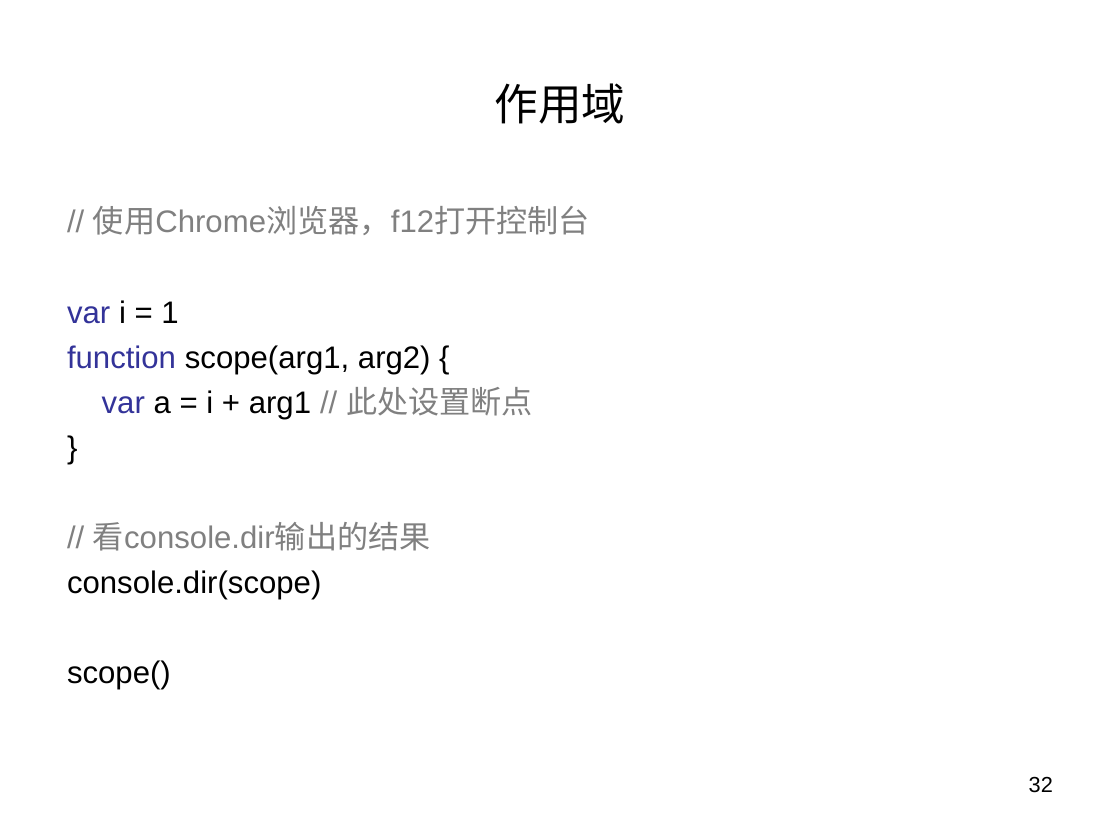
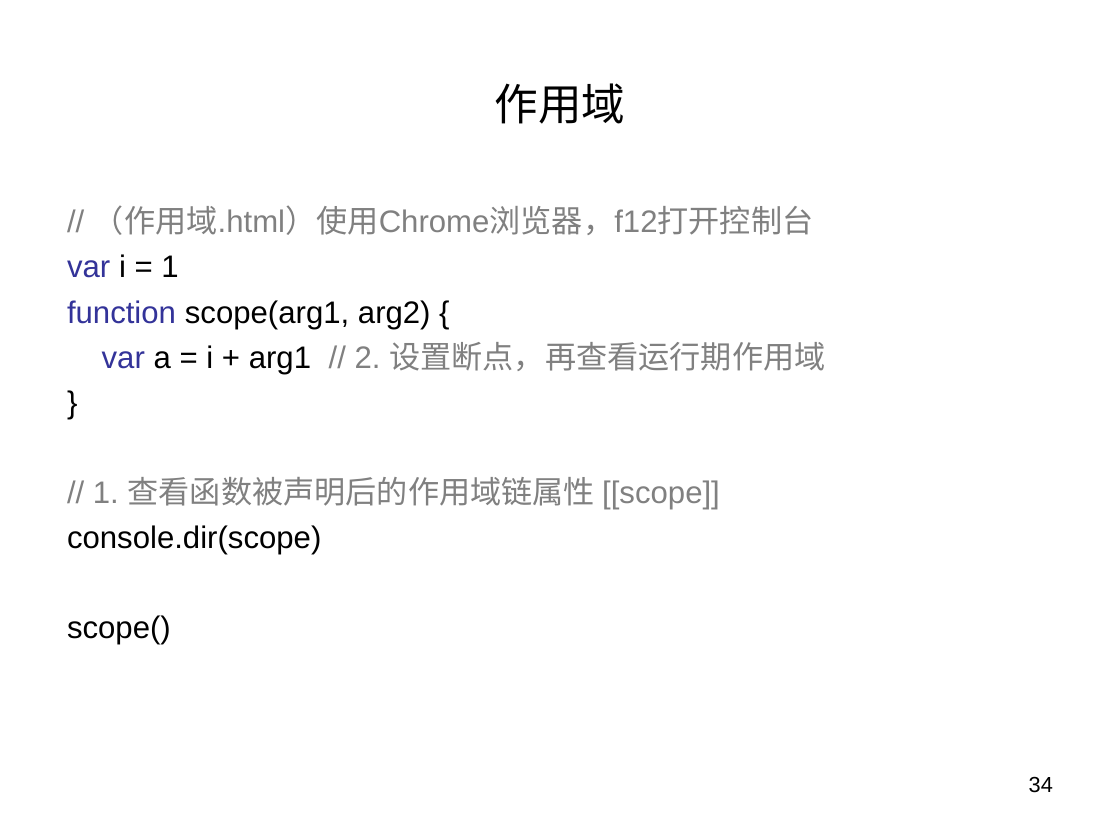
Before and after one commit to panxuepeng/javascript, a slide deck: slide 34 of ppt/第二天课程.ppt (slide 32 before the commit). Drawn at 1120x840 pixels with LibreOffice and Linux fonts; fonts in the diff are those of the drawing. Boxes give left, top, right and bottom in pixels: in the first picture for what was removed or moved away, otherwise in the second. Text is boxed around its words. In the diff, an @@ line names an element or a change of style, - is before the commit and + after.

```diff
--- a/ppt/第二天课程.ppt
+++ b/ppt/第二天课程.ppt
@@ text at [93, 205, 813, 235]: text changed @@
-// 使用Chrome浏览器，f12打开控制台
+// （作用域.html）使用Chrome浏览器，f12打开控制台
@@ text at [102, 342, 825, 374]: text changed; text colour #000000 to #808080 @@
-var a = i + arg1 // 此处设置断点
+var a = i + arg1 // 2. 设置断点，再查看运行期作用域
@@ text at [93, 477, 720, 509]: text changed @@
-// 看console.dir输出的结果
+// 1. 查看函数被声明后的作用域链属性 [[scope]]
@@ page number at [1029, 776, 1053, 793]: text changed @@
-32
+34
```
Also in this commit, not shown: 31 other slides changed, 23 slides added, 5 slides removed, 8 other files.
